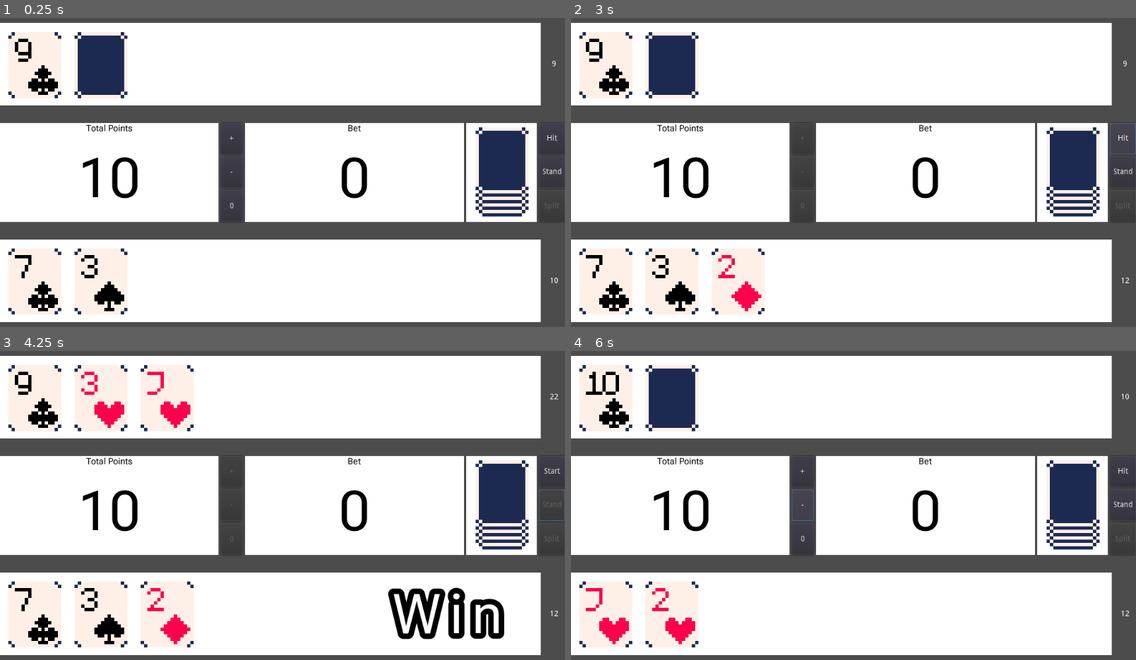
Above: before the commit, frames 1-4 (two rows, left to right).
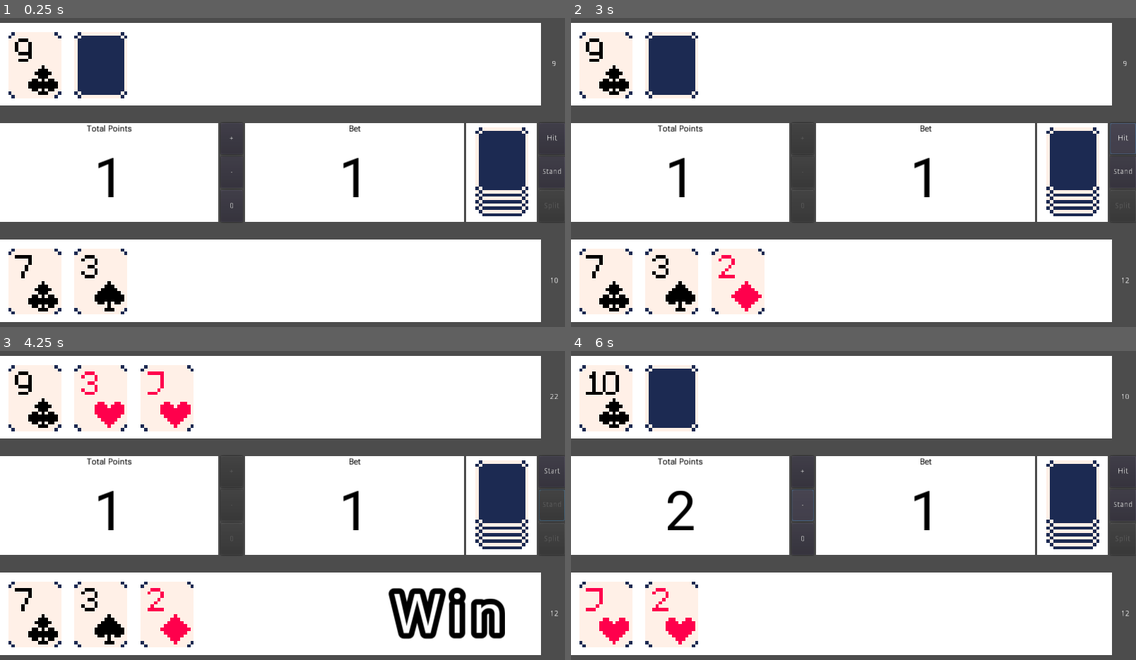
Above: after the commit, the same moments.

Repository: HunterJKavanagh/BlackJack
Game: Godot game, scene res://Scenes/Root/Root.tscn
Two runs of this game, one before a commit and one after it. Both use one fixed random seed, a clock stepped at 60 frames per second and the inputs below. Before the commit the project starts from res://Root.tscn.
Inputs:
- Up to frame 1 (0.25 s): no input
- Up to frame 2 (3 s): click "+" at 0.5 s; click "-" at 1.25 s; click "0" at 2 s; click "Hit" at 2.75 s
- Up to frame 3 (4.25 s): click "Stand" at 3.5 s
- Up to frame 4 (6 s): click "Start" at 4.25 s; click "+" at 5 s; click "-" at 5.75 s

The runs differ from the first frame. In frame 1, 1.9% of the frame differs, in the area x 1-100%, y 1-99%; in frame 2, 1.9%; in frame 3, 2.9%; in frame 4, 1.9%.

Commit message:
Add Game Over and Code comments

Diff:
--- a/Card.tscn
+++ b/Scenes/Card/Card.tscn
@@ -1,6 +1,6 @@
 [gd_scene load_steps=60 format=2]
 
-[ext_resource path="res://poker.png" type="Texture" id=1]
+[ext_resource path="res://Scenes/Card/poker.png" type="Texture" id=1]
 
 [sub_resource type="AtlasTexture" id=1]
 atlas = ExtResource( 1 )
--- a/Hand.gd
+++ b/Scenes/Hand/Hand.gd
@@ -1,13 +1,11 @@
-tool
-
 extends Node2D
 
-var Card = load("res://Card.tscn")
+
+var Card = load("res://Scenes/Card/Card.tscn")
 var hand: Array = []
 
-func _ready():
-	pass
 
+# Adds a card the the hand Array and the game.
 func add_card(card: int, hidden: bool = false):
 	self.hand.append(card)
 	var tmp_card: AnimatedSprite = Card.instance()
@@ -20,15 +18,19 @@
 	tmp_card.position.x += 6*20*(hand.size()-1)
 	self.add_child(tmp_card)
 
-func reval_all():
+
+# Will reaveal any face down cards
+func reveal_all():
 	var tmp_hand = self.hand
 	self.clear_hand()
 	set_hand(tmp_hand)
 
+# Adds a list of cards to the the hand Array and the game.
 func set_hand(hand: Array):
 	self.clear_hand()
 	for i in range(hand.size()):
 		add_card(hand[i])
+
 
 func clear_hand():
 	self.hand = []
--- a/Hand.tscn
+++ b/Scenes/Hand/Hand.tscn
@@ -1,6 +1,6 @@
 [gd_scene load_steps=2 format=2]
 
-[ext_resource path="res://Hand.gd" type="Script" id=1]
+[ext_resource path="res://Scenes/Hand/Hand.gd" type="Script" id=1]
 
 [node name="Hand" type="Node2D"]
 script = ExtResource( 1 )
--- a/Root.gd
+++ b/Scenes/Root/Root.gd
@@ -1,9 +1,9 @@
 extends Node2D
 
 
-var bj = load('res://blackjack.gd').new()
-var points = 10
-var bet = 0
+var bj = load('res://lib/blackjack.gd').new()
+var points = 1
+var bet = 1
 
 
 # Called when the node enters the scene tree for the first time.
@@ -11,10 +11,7 @@
 	start_round()
 
 
-func _process(delta):
-	pass
-
-
+# Resets and shuffles the deck, give the player and dealer there starting hand.
 func start_round():
 	bj.rest_deck()
 	bj.shuffle()
@@ -29,11 +26,14 @@
 	$'UI/Center/TotalPoints/VBoxContainer/Points'.text = str(points)
 	$'UI/Center/Bet/VBoxContainer/Bet'.text = str(bet)
 
+
 func update_UI():
 	$'UI/Center/TotalPoints/VBoxContainer/Points'.text = str(points)
 	$'UI/Center/Bet/VBoxContainer/Bet'.text = str(bet)
 	$Node2D/Result.visible = false
 
+
+# Computes wether the player got a Win, Draw, or Loss and returns the result
 func round_result(player_hand, dealer_hand) -> String:
 	var player_value = bj.hand_value(player_hand)
 	var dealer_value = bj.hand_value(dealer_hand)
@@ -51,31 +51,43 @@
 		return 'Loss'
 
 
+# disables all buttons
+func game_over():
+	$'UI/Center/BetControll/plus'.disabled = true
+	$'UI/Center/BetControll/minus'.disabled = true
+	$'UI/Center/BetControll/One'.disabled = true
+	$'UI/Center/Hand Controll/Hit'.disabled = true
+	$'UI/Center/Hand Controll/Stand'.disabled = true
+
+
+# Is called when the Hit/Start button is pressed
 func _on_Hit_pressed():
+	# When the button is in hit mode, a new card is drawn form the deck and
+	# add to the players hand if their hand value is less the 21.
+	# It Will also disables the BetControll buttons
 	if $'UI/Center/Hand Controll/Hit'.text  == 'Hit':
 		if bj.hand_value($PlayerHand.hand) < 21:
 			$PlayerHand.add_card(bj.draw())
-		else:
-			pass
 		$UI/Player/Label.text = str(bj.hand_value($PlayerHand.hand))
 
 		$'UI/Center/BetControll/plus'.disabled = true
 		$'UI/Center/BetControll/minus'.disabled = true
-		$'UI/Center/BetControll/zero'.disabled = true
-	else:
-		var player_value = bj.hand_value($PlayerHand.hand)
-		var dealer_value = bj.hand_value($DealerHand.hand)
-
+		$'UI/Center/BetControll/One'.disabled = true
+	# When the button is in Start mode, teh points total is computed,
+	# the UI is updated, and the BetControll buttons are enabled.
+	elif $'UI/Center/Hand Controll/Hit'.text  == 'Start':
 		var result = round_result($PlayerHand.hand, $DealerHand.hand)
 
-		if result == 'Win':
-			points += bet*2
-			bet = 0
-		elif result == 'Draw':
-			points += bet
-			bet = 0
-		elif result == 'Loss':
-			bet = 0
+		match result:
+			'Win':
+				points += bet*2 - 1
+				bet = 1
+			'Draw':
+				points += bet - 1
+				bet = 1
+			'Loss':
+				points -= 1
+				bet = 1
 		update_UI()
 
 		start_round()
@@ -84,20 +96,35 @@
 
 		$'UI/Center/BetControll/plus'.disabled = false
 		$'UI/Center/BetControll/minus'.disabled = false
-		$'UI/Center/BetControll/zero'.disabled = false
+		$'UI/Center/BetControll/One'.disabled = false
+	else:
+		printerr('UI/Center/Hand Controll/Hit\'.text does != Hit or Start')
 
 
+# Is called when the Stand button is pressed
 func _on_Stand_pressed():
-	$DealerHand.reval_all()
+	# Revels the deals hand
+	$DealerHand.reveal_all()
 	while bj.hand_value($DealerHand.hand) < 17:
 		$DealerHand.add_card(bj.draw())
 	$UI/Dealer/Label.text = str(bj.hand_value($DealerHand.hand))
+
 	$'UI/Center/Hand Controll/Stand'.disabled = true
 	$'UI/Center/Hand Controll/Hit'.text = 'Start'
-	$Node2D/Result.text = round_result($PlayerHand.hand, $DealerHand.hand)
-	$Node2D/Result.visible = true
+
+	# Disaplyes wether the player Won, Draw, or Loss
+	# If the player got a Loss and has 0 points left then Game Over
+	var result = round_result($PlayerHand.hand, $DealerHand.hand)
+	if result == 'Loss' and points == 0:
+		$Node2D/Result.text = 'Game Over'
+		$Node2D/Result.visible = true
+		game_over()
+	else:
+		$Node2D/Result.text = result
+		$Node2D/Result.visible = true
 
 
+# adds one to bet
 func _on_plus_pressed():
 	if points > 0:
 		points -= 1
@@ -105,14 +132,16 @@
 	update_UI()
 
 
+# subtracts 1 from bet. minimum bet is 1
 func _on_minus_pressed():
-	if bet > 0:
+	if bet > 1:
 		points += 1
 		bet -= 1
 	update_UI()
 
 
-func _on_zero_pressed():
-	points += bet
-	bet = 0
+# rest set the bet to 1
+func _on_One_pressed():
+	points += bet - 1
+	bet = 1
 	update_UI()
--- a/Root.tscn
+++ b/Scenes/Root/Root.tscn
@@ -1,9 +1,9 @@
 [gd_scene load_steps=6 format=2]
 
-[ext_resource path="res://Hand.tscn" type="PackedScene" id=1]
-[ext_resource path="res://Root.gd" type="Script" id=2]
-[ext_resource path="res://UI.tscn" type="PackedScene" id=3]
-[ext_resource path="res://Card.tscn" type="PackedScene" id=4]
+[ext_resource path="res://Scenes/Hand/Hand.tscn" type="PackedScene" id=1]
+[ext_resource path="res://Scenes/Root/Root.gd" type="Script" id=2]
+[ext_resource path="res://Scenes/UI/UI.tscn" type="PackedScene" id=3]
+[ext_resource path="res://Scenes/Card/Card.tscn" type="PackedScene" id=4]
 [ext_resource path="res://fonts/roboto_bold.tres" type="DynamicFont" id=5]
 
 [node name="Root" type="Node2D"]
@@ -48,7 +48,7 @@
 
 [connection signal="pressed" from="UI/Center/BetControll/plus" to="." method="_on_plus_pressed"]
 [connection signal="pressed" from="UI/Center/BetControll/minus" to="." method="_on_minus_pressed"]
-[connection signal="pressed" from="UI/Center/BetControll/zero" to="." method="_on_zero_pressed"]
+[connection signal="pressed" from="UI/Center/BetControll/One" to="." method="_on_One_pressed"]
 [connection signal="pressed" from="UI/Center/Hand Controll/Hit" to="." method="_on_Hit_pressed"]
 [connection signal="pressed" from="UI/Center/Hand Controll/Stand" to="." method="_on_Stand_pressed"]
 
--- a/UI.tscn
+++ b/Scenes/UI/UI.tscn
@@ -92,7 +92,7 @@
 size_flags_vertical = 3
 text = "-"
 
-[node name="zero" type="Button" parent="Center/BetControll"]
+[node name="One" type="Button" parent="Center/BetControll"]
 margin_top = 122.0
 margin_right = 40.0
 margin_bottom = 180.0
--- a/blackjack.gd
+++ b/lib/blackjack.gd
@@ -20,6 +20,9 @@
 func draw() -> int:
 	return deck.pop_front()
 
+# Calcautes the value of the sum of all the cards
+# if the total + 11 > 21 then aces are counted as a 1
+# else the are counted as a 11
 func hand_value(hand: Array) -> int:
 	if hand.size() > 0:
 		var values: PoolIntArray = []
--- a/project.godot
+++ b/project.godot
@@ -12,7 +12,7 @@
 "base": "Reference",
 "class": "BlackJack",
 "language": "GDScript",
-"path": "res://blackjack.gd"
+"path": "res://lib/blackjack.gd"
 } ]
 _global_script_class_icons={
 "BlackJack": ""
@@ -21,8 +21,13 @@
 [application]
 
 config/name="BlackJack"
-run/main_scene="res://Root.tscn"
+run/main_scene="res://Scenes/Root/Root.tscn"
 config/icon="res://icon.png"
+
+[display]
+
+window/stretch/mode="2d"
+window/stretch/aspect="keep"
 
 [gui]
 
Renamed: cards.tres -> Scenes/Card/cards.tres
Renamed: poker.png -> Scenes/Card/poker.png
Not shown, changed: Scenes/Card/poker.png.import
